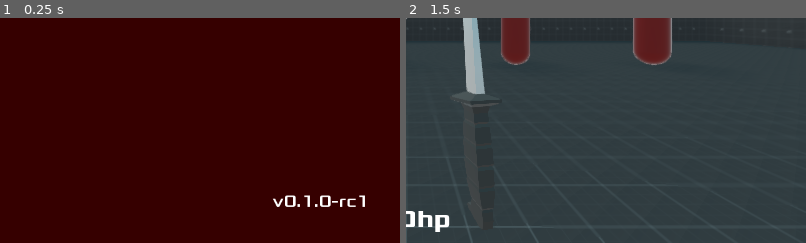
Above: before the commit, frames 1-2 (left to right).
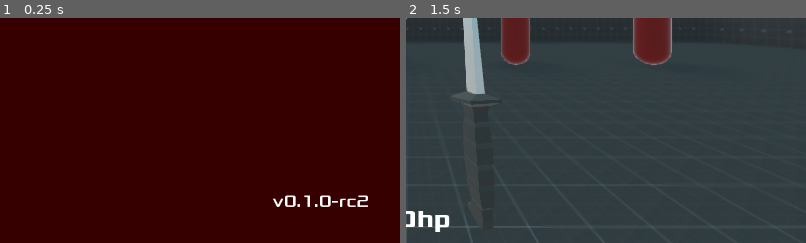
Above: after the commit, the same moments.

Repository: garhow/riot
Game: Godot game, scene res://scenes/main.tscn
Same seed, same stepped clock (60 frames per second), same inputs: the game is played once before the commit and once after it.
Inputs (mouse positions are % of the whole screen's width and height, from its top left):
- Up to frame 1 (0.25 s): no input
- Up to frame 2 (1.5 s): tap Enter at 0.5 s; move the mouse to (72, 45) at 0.52 s; hold D (move_right) 0.53-1.25 s; right-click (72, 45) at 0.6 s; click (72, 45) at 0.67 s; tap Space (jump) at 0.77 s; click "Host" at 1.25 s
The pictures show only the part of the screen within x 50-100%, y 50-100%; the shares and areas given below are measured in that part.

The runs differ from the first frame. In frame 1, less than 0.1% of the frame differs, in the area x 89-92%, y 78-84%; in frame 2, nothing differs.

Commit message:
Add Windows icon and finalize 0.1.0-rc2

Diff:
--- a/src/project.godot
+++ b/src/project.godot
@@ -36,7 +36,8 @@
 config/description="A multiplayer team-based shooter"
 run/main_scene="res://scenes/main.tscn"
 config/icon="res://misc/icon.png"
-config/version="0.1.0-rc1"
+config/windows_native_icon="res://misc/icon.ico"
+config/version="0.1.0-rc2"
 config/protocol_version=6
 
 [audio]
--- a/src/scenes/maps/test/arena.tscn
+++ b/src/scenes/maps/test/arena.tscn
@@ -1,7 +1,6 @@
-[gd_scene load_steps=4 format=2]
+[gd_scene load_steps=3 format=2]
 
 [ext_resource path="res://materials/generic/alt_wall.tres" type="Material" id=1]
-[ext_resource path="res://materials/generic/base.tres" type="Material" id=2]
 [ext_resource path="res://materials/generic/alt_base.tres" type="Material" id=3]
 
 [node name="Map" type="Spatial"]
@@ -13,7 +12,7 @@
 [node name="Floor" type="CSGBox" parent="CSGCombiner"]
 width = 40.0
 depth = 40.0
-material = ExtResource( 2 )
+material = ExtResource( 3 )
 
 [node name="Center" type="CSGBox" parent="CSGCombiner"]
 transform = Transform( 1, 0, 0, 0, 1, 0, 0, 0, 1, 0, 4, 0 )
Binary file added: src/misc/icon.ico
